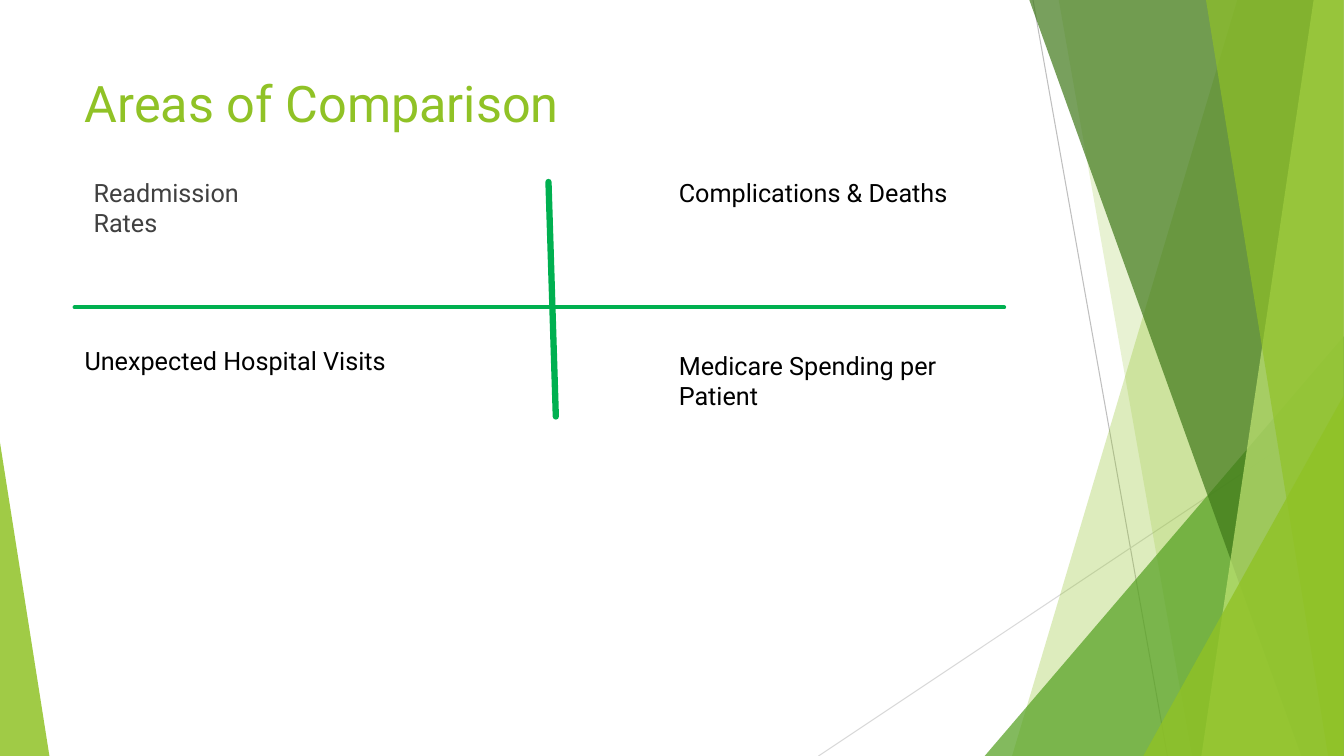
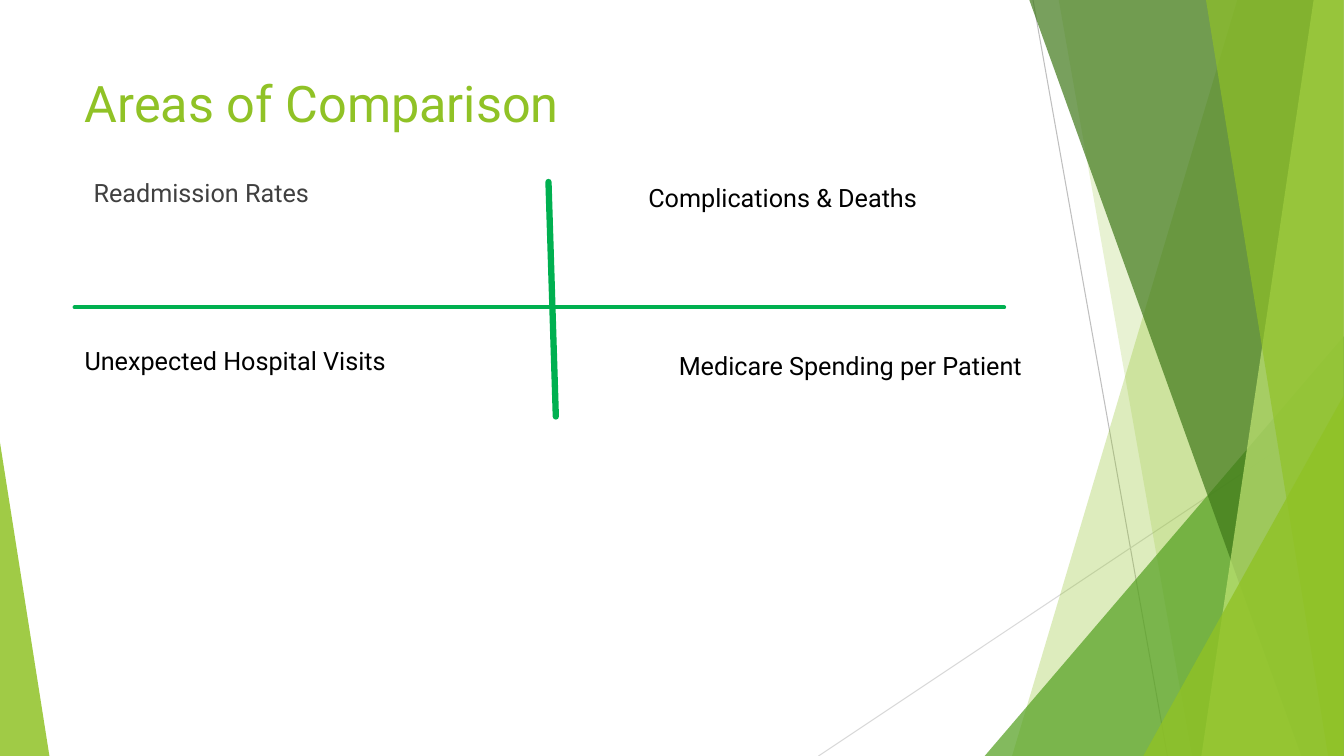
Before and after one commit to TedMur/SnakeBait, a slide deck: slide 3 of SnakeBitePresentation.pptx. Drawn at 1344x756 pixels with LibreOffice and Linux fonts; fonts in the diff are those of the drawing. Boxes give left, top, right and bottom in pixels: in the first picture for what was removed or moved away, otherwise in the second. Text is boxed around its words. In the diff, an @@ line names an element or a change of style, - is before the commit and + after.

```diff
--- a/SnakeBitePresentation.pptx
+++ b/SnakeBitePresentation.pptx
@@ text "Readmission Rates" rewrapped from [94, 183, 239, 233] to [94, 183, 309, 203] @@
@@ text "Complications & Deaths": place and size @@
-text "Complications & Deaths" at [679, 183, 948, 207]
+text "Complications & Deaths" at [648, 188, 917, 212]
@@ text "Medicare Spending per Patient" rewrapped from [679, 356, 936, 406] to [679, 356, 1021, 381] @@
```
Also in this commit, not shown: 4 other slides changed, 1 slide removed.
